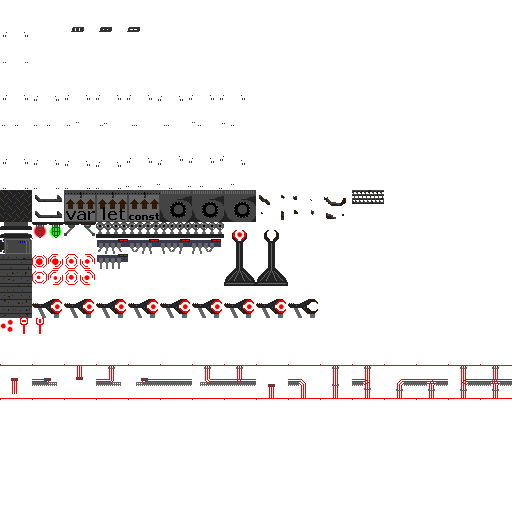
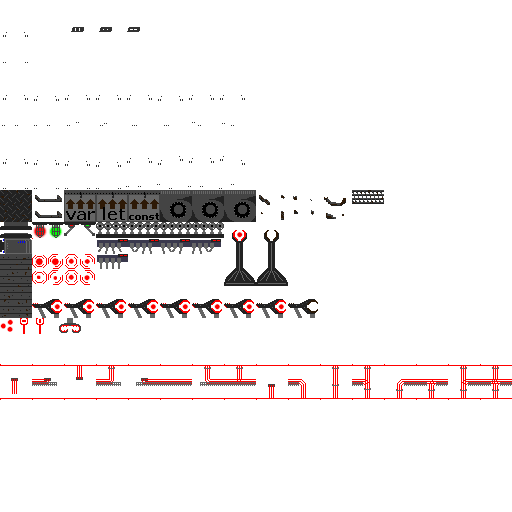
Comparing the layer stacks of the two 512 × 512 images. Changes:
painted on "Background" over [59, 318, 81, 333]
